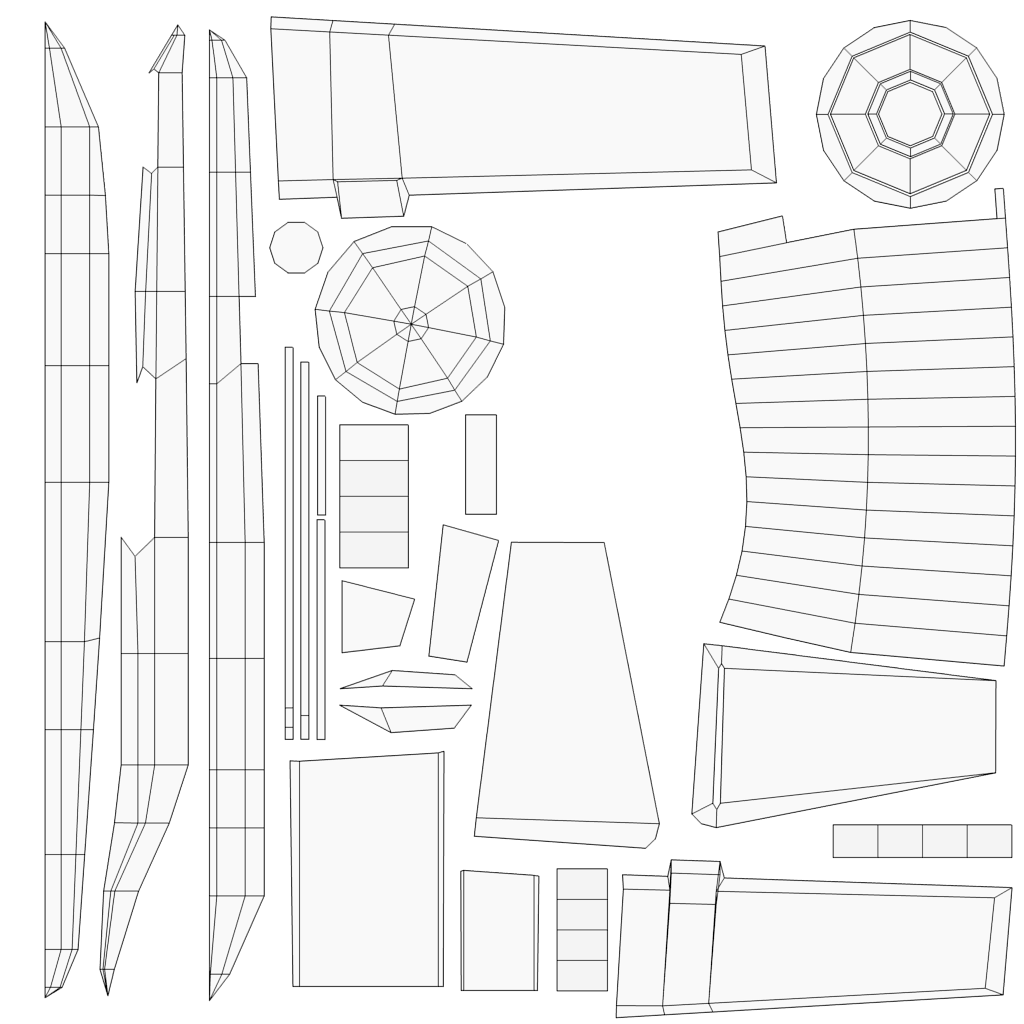
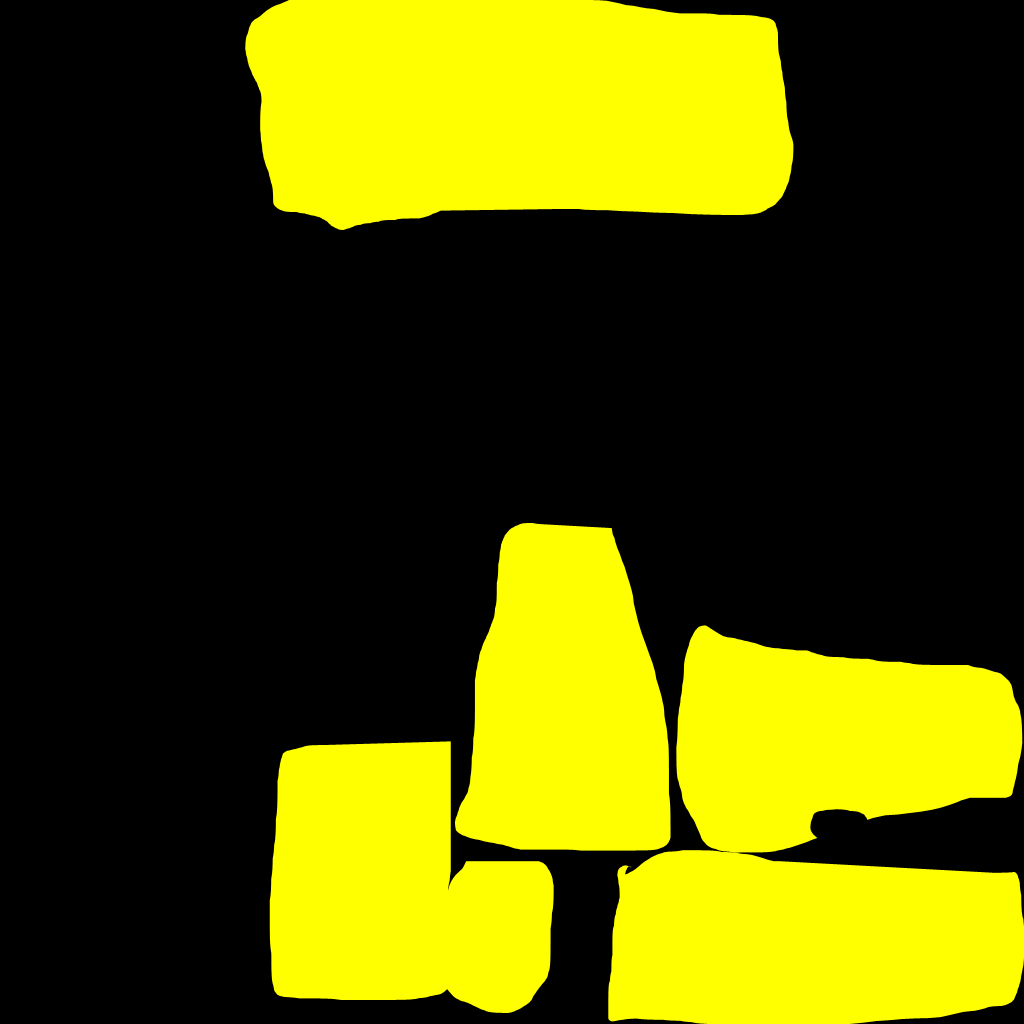
Before/after of a (1024, 1024) layered artwork. What changed in the layer stack:
hid "Layer 1" over [269, 221, 498, 515]
hid "Layer 0" over [44, 16, 1017, 1019]
hid "Layer 3" over [0, 0, 1024, 1024]
showed "Layer 2" over [0, 0, 1024, 1024]
